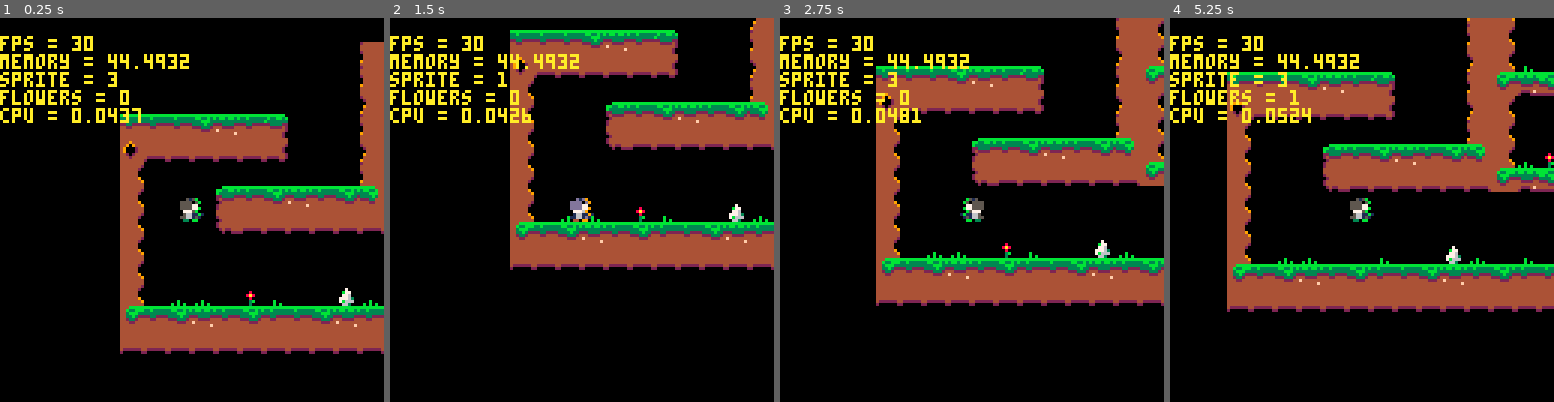
Above: before the commit, frames 1-4 (left to right).
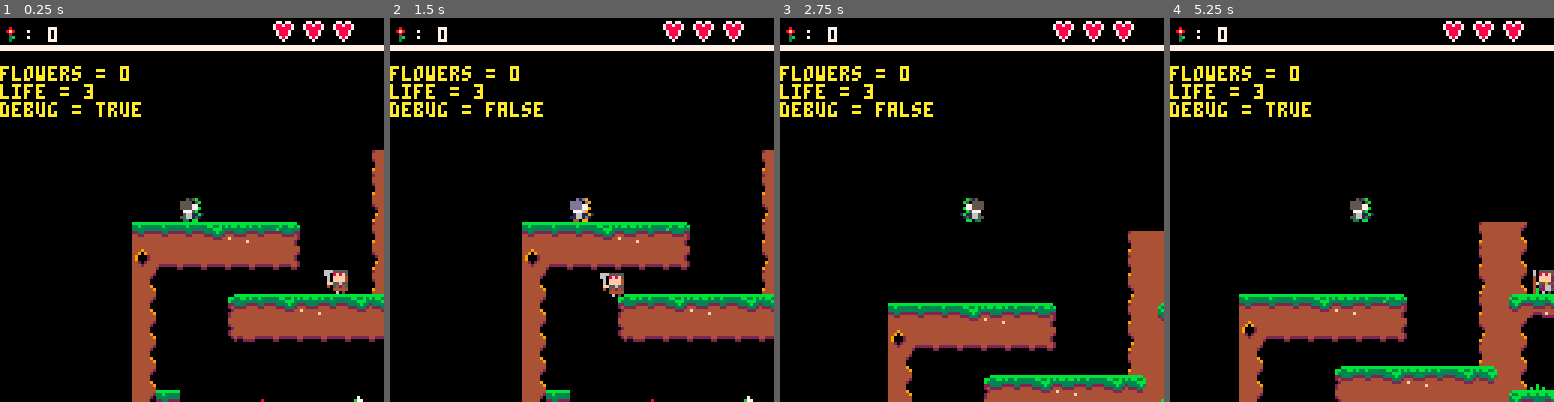
Above: after the commit, the same moments.

Repository: Achie72/dragon_demo_platformer
Game: PICO-8 cartridge dragondemo.p8
The game is run twice, just before and just after one commit, with the same random seed, the same clock (stepped at 60 frames per second) and the same inputs.
Inputs:
- Up to frame 1 (0.25 s): no input
- Up to frame 2 (1.5 s): tap X (X key) at 0.33, 1.07 s; tap O (Z key) at 0.7 s
- Up to frame 3 (2.75 s): hold Right 1.6-2.1 s; tap O (Z key) at 1.7, 2.1, 2.5 s; tap X (X key) at 1.85 s; hold Up 2.15-2.42 s; hold Right from 2.47 s (still down)
- Up to frame 4 (5.25 s): tap O (Z key) every 0.4 s from 2.9 to 4.9 s; tap X (X key) at 2.97, 4.08, 5.2 s; release Right at 3.03 s; hold Left 3.08-3.58 s; hold Right 4.02-4.68 s; hold Up 4.73-5.03 s; hold Left from 5.08 s (still down)

The runs differ from the first frame. In frame 1, 32% of the frame differs, in the area x 0-100%, y 0-100%; in frame 2, 30%; in frame 3, 41%; in frame 4, 44%.

Commit message:
Added two AI, Health, Gameloop, GUI
Added two rudementary AI-s. One that falls of from edges, and reverses it direction on wall hit
and one that does not walk off edges.
Added health system, with corresponding GUI, and the game ends, when health reaches 0.
Gameloop looks for player health, ended game can be restarted by pressing `X`.

Diff:
--- a/dragondemo.p8
+++ b/dragondemo.p8
@@ -3,8 +3,8 @@
 __lua__
 function _init()
 	player={}
-	player.x=20
-	player.y=50
+	player.x=16
+	player.y=16
   player.jump=2.5
   player.ax=0
   player.ay=0
@@ -13,19 +13,49 @@
   player.mx_spd=4
   player.facing=0
   player.grounded=1
-  player.collide_map=true
 	player.flowers=0
 	player.spr=3
+	player.life=3
+	player.maxlife=3
+	player.invc=30 --frames
 
   global={}
   global.gravity=0.1
 	global.camera_buffer=28
+	global.tick = 0
+	global.debug = 0
 
 	cam={
 		x=0,
 		y=0,
 		speed=4
 	}
+
+	enemies = {}
+
+	knight1={
+		x=72,
+		y=40,
+		defspeed=1,
+		speed=1,
+		ay=0,
+		spr=12,
+		type=0,
+		animspeed = 6
+	}
+	spearman = {
+		x=96,
+		y=16,
+		defspeed=1,
+		speed=0.5,
+		ay=0,
+		spr=14,
+		type=1,
+		animspeed = 6
+	}
+	add(enemies,knight1)
+	add(enemies,spearman)
+
 
 end
 
@@ -55,10 +85,10 @@
   end
 
 	if enough and near then
-		print('You brought me all\n the flowers.\n Thanks!', player.x-20, player.y - 40, 14)
+		print('you brought me all\n the flowers.\n thanks!', player.x-20, player.y - 40, 14)
 		--sfx(3)
 	elseif near then
-		print('Find me all the flowers', player.x-40, player.y - 20, 14)
+		print('find me all the flowers', player.x-40, player.y - 20, 14)
 	end
 end
 
@@ -127,6 +157,94 @@
 	elseif (player.x - cam.x > (64 - global.camera_buffer)) then
 		cam.x += cam.speed
 	end
+end
+
+function vertical_collision(x,y,w,h)
+	collide=false
+	for i=x,x+w,w do
+		if (fget(mget(i/8,y/8))==1) or
+				 (fget(mget(i/8,(y+h)/8))==1) then
+					collide=true
+		end
+	end
+	return collide
+end
+
+function horizontal_collision(x,y,w,h)
+	collide = false
+	for i=y,y+h,h do
+		if (fget(mget(x/8,i/8),0)==1) or
+				 (fget(mget((x+w)/8,i/8),0)==1) then
+					collide=true
+		end
+	end
+	return collide
+end
+
+function move_enemy(object,w,h)
+	next_wall = 0
+	next_floor = 0
+-- type 0
+	if object.type == 0 then
+
+		if object.speed > 0 then
+			next_wall = mget(object.x/8+(1*sgn(object.speed)),object.y/8)
+		end
+
+		if object.speed < 0 then
+			next_wall = mget(ceil(object.x/8)+(1*sgn(object.speed)),object.y/8)
+		end
+
+		if(fget(next_wall)==1) then
+			object.speed = object.speed * (-1)
+		end
+
+		next_floor = mget(flr(object.x/8),(object.y/8)+1)
+		global.debug = tostr(fget(next_floor,0))
+		if fget(next_floor,0) == false then
+			object.ay += global.gravity
+		else
+			object.ay = 0
+		end
+	end
+-- type 1
+	if object.type == 1 then
+		if object.speed > 0 then
+			next_floor = mget(object.x/8+(1*sgn(object.speed)),object.y/8+1)
+		end
+
+		if object.speed < 0 then
+			next_floor = mget(ceil(object.x/8)+(1*sgn(object.speed)),object.y/8+1)
+		end
+
+		if(fget(next_floor) == 0) then
+			object.speed = object.speed * (-1)
+		end
+
+		if object.speed > 0 then
+			next_wall = mget(object.x/8+(1*sgn(object.speed)),object.y/8)
+		end
+
+		if object.speed < 0 then
+			next_wall = mget(ceil(object.x/8)+(1*sgn(object.speed)),object.y/8)
+		end
+
+		if(fget(next_wall)==1) then
+			object.speed = object.speed * (-1)
+		end
+
+		next_wall = mget(flr(object.x/8),flr((object.y+object.ay)/8)+1)
+		if(fget(next_wall,0) == 0) then
+			object.ay += global.gravity
+		else
+			object.ay = 0
+		end
+
+	end
+	object.x += object.speed
+	object.y += object.ay
+	if (object.speed < 0) animate(object,object.spr,2,object.animspeed,true)
+	if (object.speed > 0) animate(object,object.spr,2,object.animspeed,false)
 end
 
 function switch_skin()
@@ -199,24 +317,47 @@
 		check_princess(player.x,player.y,7,7)
 end
 
+function control_enemies()
+	for monster in all(enemies) do
+		move_enemy(monster,7,7)
+	end
+end
+
+function player_enemy_collision()
+	for monster in all(enemies) do
+		if( (flr(monster.x/8) == flr(player.x/8)) and (flr(monster.y) == flr(player.y))
+			and global.tick > player.invc) then
+
+			player.life -= 1
+			global.tick = 0
+		end
+	end
+end
+
+
 function _update()
-  local last_x = player.x
-  local last_y = player.y
-
-	cls()
-  map()
-  control_player()
-
-
+	if player.life > 0 then
+		global.tick += 1
+		if(global.tick > 1200) global.tick = 0
+
+		cls()
+	  map()
+	  control_player()
+		control_enemies()
+		player_enemy_collision()
+	else
+		cls()
+		print("GAME OVER",player.x-4,player.y,8)
+		print("PRESS '\151' to continue",player.x-30,player.y+8,8)
+		if(btn(5)) _init()
+	end
 end
 
 function set_ui()
 	ui={
-		memory = stat(0),
-		cpu = stat(1),
-		fps = stat(7),
 		flowers = player.flowers,
-		sprite = player.spr
+		life = player.life,
+		debug = global.debug
 	}
 	draw_ui(ui)
 end
@@ -224,15 +365,26 @@
 function draw_ui(object)
 	index = 1
 	for k,v in pairs(object) do
-  	print(k.." = "..v,player.x-60,player.y-60+(index*6),10)
+  	print(k.." = "..v,player.x-60,player.y-50+(index*6),10)
 		index+=1
 	end
+
 end
 
 function _draw()
 	camera(player.x-60,player.y-60)
 	set_ui()
-	--print(stat(0),player.x-60,player.y-60,10)
+	print(player.life,player.x-60,player.y-60,10)
+	rectfill(player.x-100,player.y-60,player.x+100,player.y-50,7)
+	rectfill(player.x-100,player.y-60,player.x+100,player.y-52,0)
+	for i=1,player.maxlife do
+		spr(63,player.x+20+(i*10),player.y-60,1,1)
+	end
+	for i=1,player.life do
+		spr(62,player.x+20+(i*10),player.y-60,1,1)
+	end
+	spr(32,player.x-60,player.y-60,1,1)
+	print(": "..player.flowers,player.x-52,player.y-57,7)
 	--print(stat(1),player.x-60,player.y-52,10)
 	--print(stat(7),player.x-60,player.y-44,10)
 end
@@ -285,7 +437,7 @@
 0800000034353535353535283329000000172833333329002327180000000000000000000000000000000000000000000000000000000000000000000000000000000000000000000000000000000000000000000000000000000000000000000000000000000000000000000000000000000000000000000000000000000000
 0800000000000000000000000000001414070800000000000017180000000000000000000000000000000000000000000000000000000000000000000000000000000000000000000000000000000000000000000000000000000000000000000000000000000000000000000000000000000000000000000000000000000000
 0800000000000000000000000000002333270805000000002017180000000000000000000000000000000000000000000000000000000000000000000000000000000000000000000000000000000000000000000000000000000000000000000000000000000000000000000000000000000000000000000000000000000000
-0800141400201500001214161500131330172833333333333327180000000000000000000000000000000000000000000000000000000000000000000000000000000000000000000000000000000000000000000000000000000000000000000000000000000000000000000000000000000000000000000000000000000000
+0825141400201500001214161500131330172833333333333327180000000000000000000000000000000000000000000000000000000000000000000000000000000000000000000000000000000000000000000000000000000000000000000000000000000000000000000000000000000000000000000000000000000000
 2825262425262525262425262525262425270800000000000017180000000000000000000000000000000000000000000000000000000000000000000000000000000000000000000000000000000000000000000000000000000000000000000000000000000000000000000000000000000000000000000000000000000000
 3535353535353535353535353535353535353600000000000017180000000000000000000000000000000000000000000000000000000000000000000000000000000000000000000000000000000000000000000000000000000000000000000000000000000000000000000000000000000000000000000000000000000000
 0000000000000000000000000000000000000000000000000017180000000000000000000000000000000000000000000000000000000000000000000000000000000000000000000000000000000000000000000000000000000000000000000000000000000000000000000000000000000000000000000000000000000000
Not shown, changed: 17 lines of the sprite sheet (__gfx__) section of dragondemo.p8
Not shown, changed: docs/index.js
